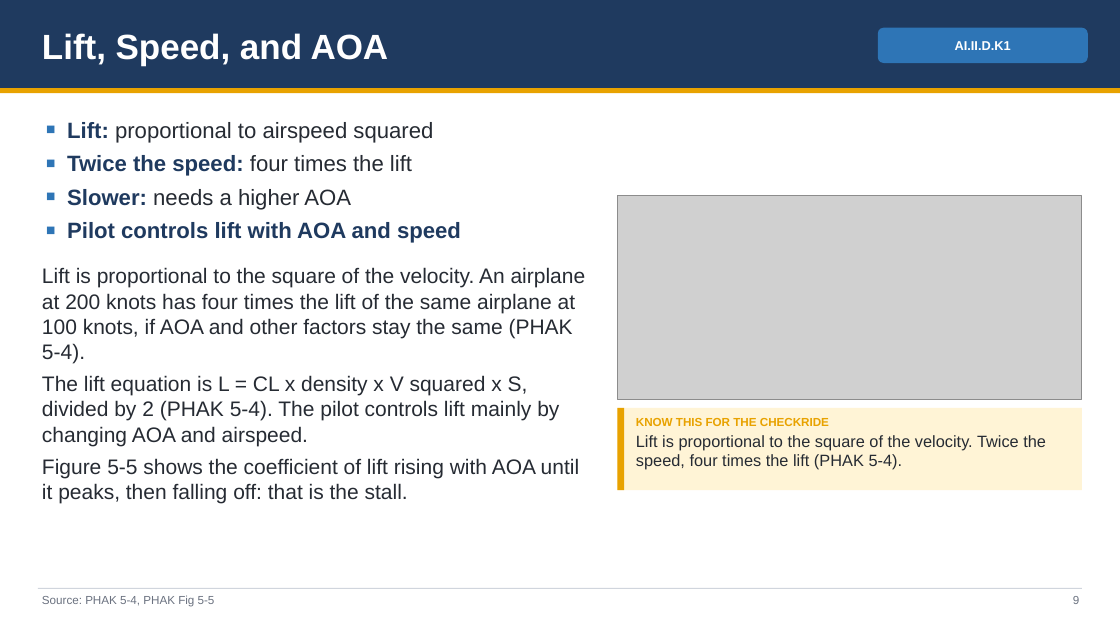
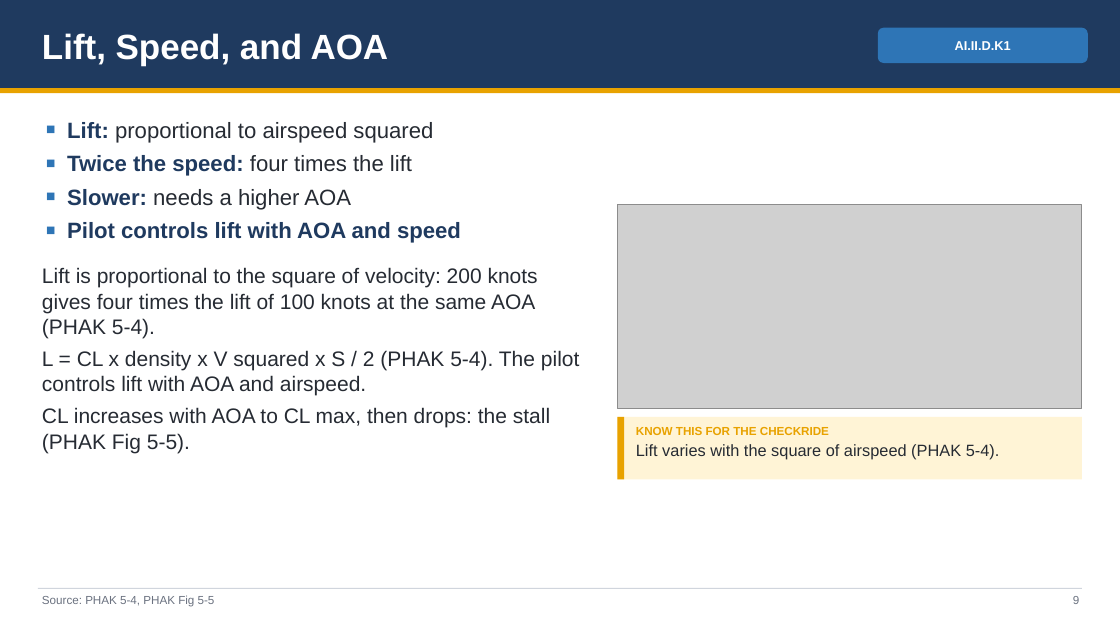
Before and after one commit to greenleeezekial1-glitch/Claude, a slide deck: slide 9 of Area II - Technical Subject Areas/II.D Principles of Flight - Slides.pptx. Drawn at 1120x630 pixels with LibreOffice and Linux fonts; fonts in the diff are those of the drawing; grey boxes stand for pictures. Boxes give left, top, right and bottom in pixels: in the first picture for what was removed or moved away, otherwise in the second. Text is boxed around its words. In the diff, an @@ line names an element or a change of style, - is before the commit and + after.

```diff
--- a/Area II - Technical Subject Areas/II.D Principles of Flight - Slides.pptx
+++ b/Area II - Technical Subject Areas/II.D Principles of Flight - Slides.pptx
@@ picture: place and size @@
-picture at box(618, 196, 1082, 399)
+picture at box(618, 205, 1082, 408)
@@ text at box(42, 267, 579, 453): text changed @@
-Lift is proportional to the square of the velocity. An airplane at 200 knots has four times the lift of the same airplane at 100 knots, if AOA and other factors stay the same (PHAK 5-4).
-The lift equation is L = CL x density x V squared x S, divided by 2 (PHAK 5-4). The pilot controls lift mainly by changing AOA and airspeed.
-Figure 5-5 shows the coefficient of lift rising with AOA until it peaks, then falling off: that is the stall.
+Lift is proportional to the square of velocity: 200 knots gives four times the lift of 100 knots at the same AOA (PHAK 5-4).
+L = CL x density x V squared x S / 2 (PHAK 5-4). The pilot controls lift with AOA and airspeed.
+CL increases with AOA to CL max, then drops: the stall (PHAK Fig 5-5).
@@ rectangle: place and size @@
-rectangle at box(618, 408, 1082, 490)
+rectangle at box(618, 417, 1082, 479)
@@ rectangle: place and size @@
-rectangle at box(618, 408, 624, 490)
+rectangle at box(618, 417, 624, 479)
@@ text "KNOW THIS FOR THE CHECKRIDE": place and size @@
-text "KNOW THIS FOR THE CHECKRIDE" at box(636, 418, 1046, 470)
+text "KNOW THIS FOR THE CHECKRIDE" at box(636, 427, 1000, 460)
@@ text at box(636, 444, 1000, 460): text changed @@
-Lift is proportional to the square of the velocity. Twice the speed, four times the lift (PHAK 5-4).
+Lift varies with the square of airspeed (PHAK 5-4).
```
Also in this commit, not shown: 47 other slides changed, 7 slides removed, 7 other files.
